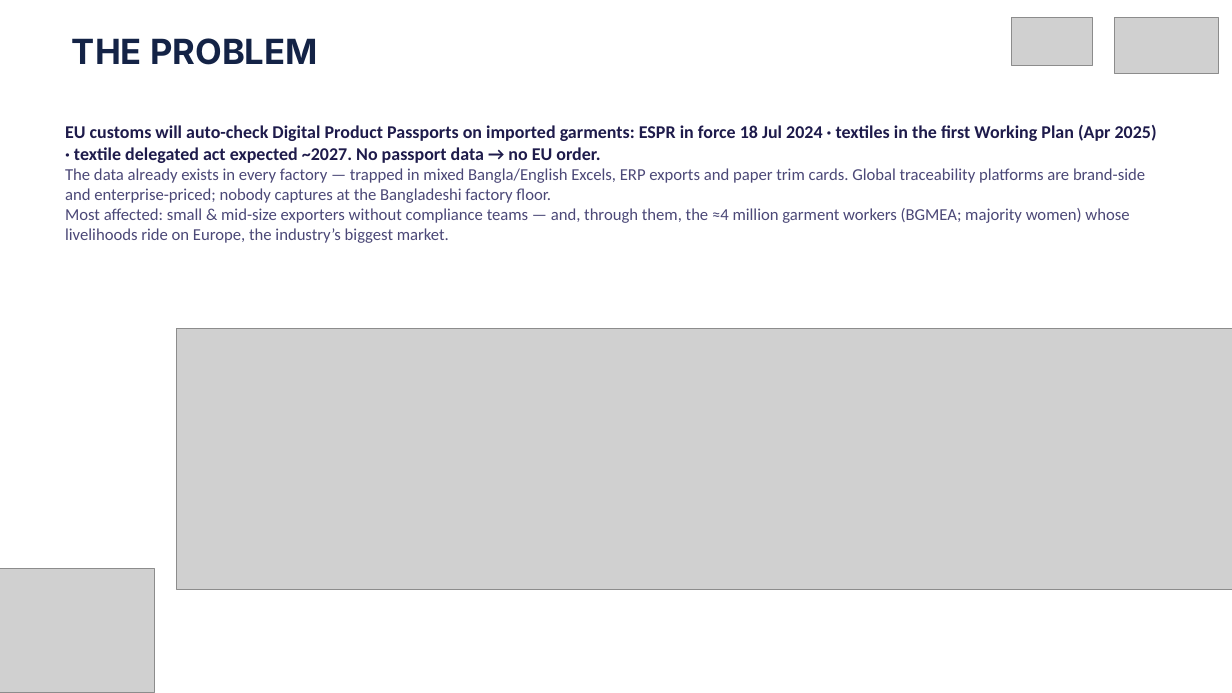
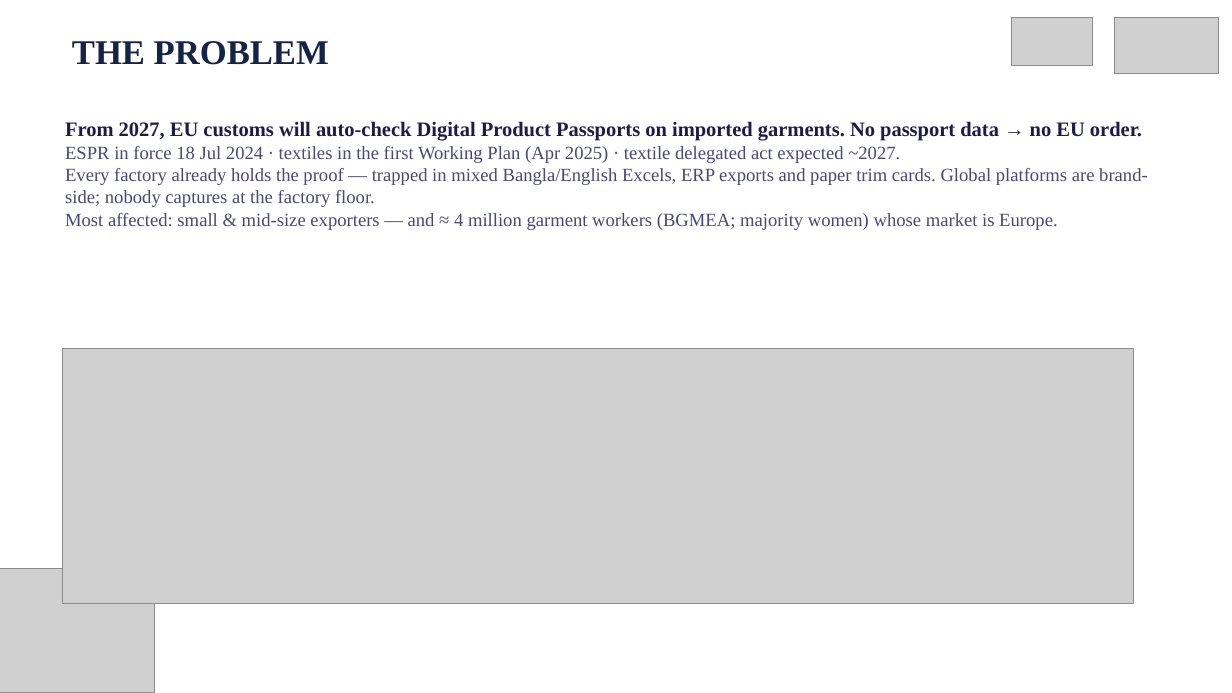
Before and after one commit to rudra496/porichoy, a slide deck: slide 2 of deck/Porichoy_Pitch_Deck.pptx. Drawn at 1232x693 pixels with LibreOffice and Linux fonts; fonts in the diff are those of the drawing; grey boxes stand for pictures. Boxes give left, top, right and bottom in pixels: in the first picture for what was removed or moved away, otherwise in the second. Text is boxed around its words. In the diff, an @@ line names an element or a change of style, - is before the commit and + after.

Commit message:
Deck v4 FINAL: Times New Roman throughout (charts too), large text, big readable figures, serif consistency — judge 8/8 SHIP

```diff
--- a/deck/Porichoy_Pitch_Deck.pptx
+++ b/deck/Porichoy_Pitch_Deck.pptx
@@ title "THE PROBLEM" at box(72, 41, 329, 65): font Inter to Times New Roman @@
@@ text at box(65, 121, 1148, 230): text changed; size 13 to 14.5 pt; font Calibri to Times New Roman @@
-EU customs will auto-check Digital Product Passports on imported garments: ESPR in force 18 Jul 2024 · textiles in the first Working Plan (Apr 2025) · textile delegated act expected ~2027. No passport data → no EU order.
-The data already exists in every factory — trapped in mixed Bangla/English Excels, ERP exports and paper trim cards. Global traceability platforms are brand-side and enterprise-priced; nobody captures at the Bangladeshi factory floor.
-Most affected: small & mid-size exporters without compliance teams — and, through them, the ≈4 million garment workers (BGMEA; majority women) whose livelihoods ride on Europe, the industry’s biggest market.
+From 2027, EU customs will auto-check Digital Product Passports on imported garments. No passport data → no EU order.
+ESPR in force 18 Jul 2024 · textiles in the first Working Plan (Apr 2025) · textile delegated act expected ~2027.
+Every factory already holds the proof — trapped in mixed Bangla/English Excels, ERP exports and paper trim cards. Global platforms are brand-side; nobody captures at the factory floor.
+Most affected: small & mid-size exporters — and ≈ 4 million garment workers (BGMEA; majority women) whose market is Europe.
@@ picture: place and size @@
-picture at box(177, 328, 1232, 590)
+picture at box(62, 348, 1133, 604)
```
Also in this commit, not shown: 7 other slides changed, 1 other file.
